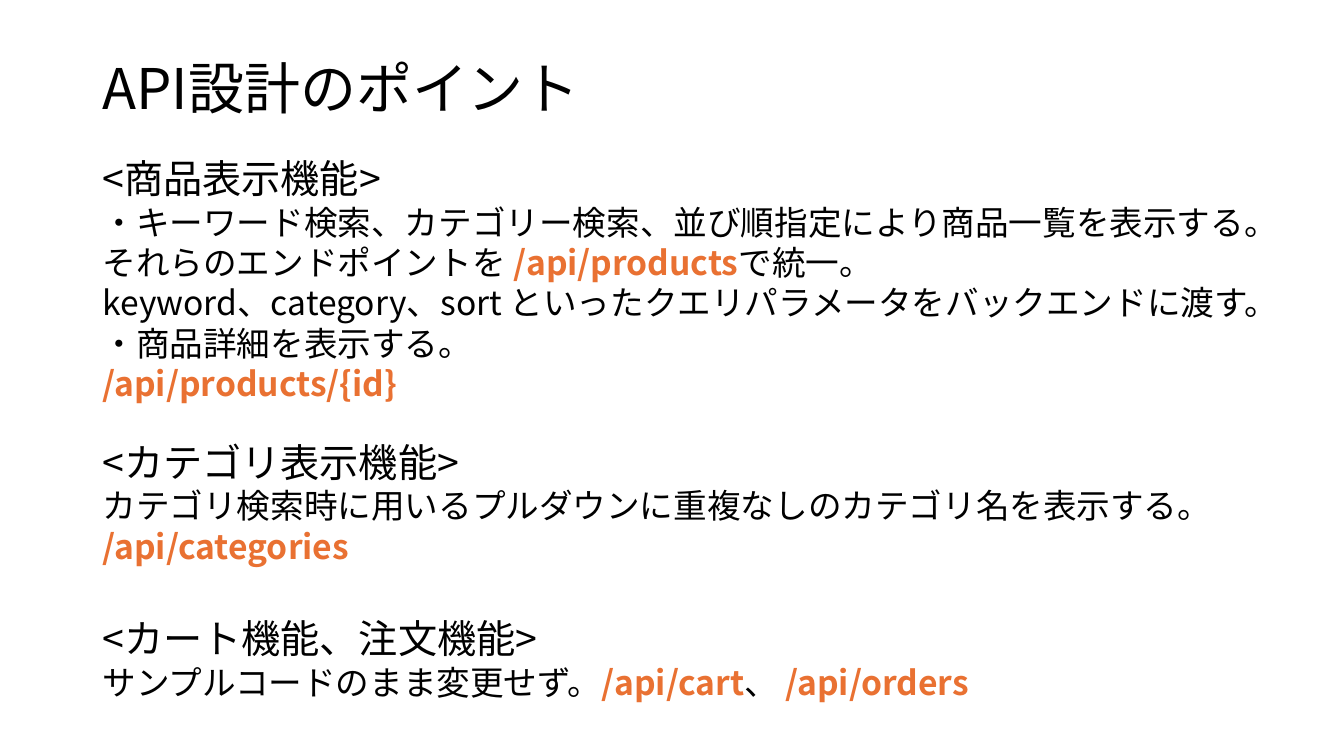
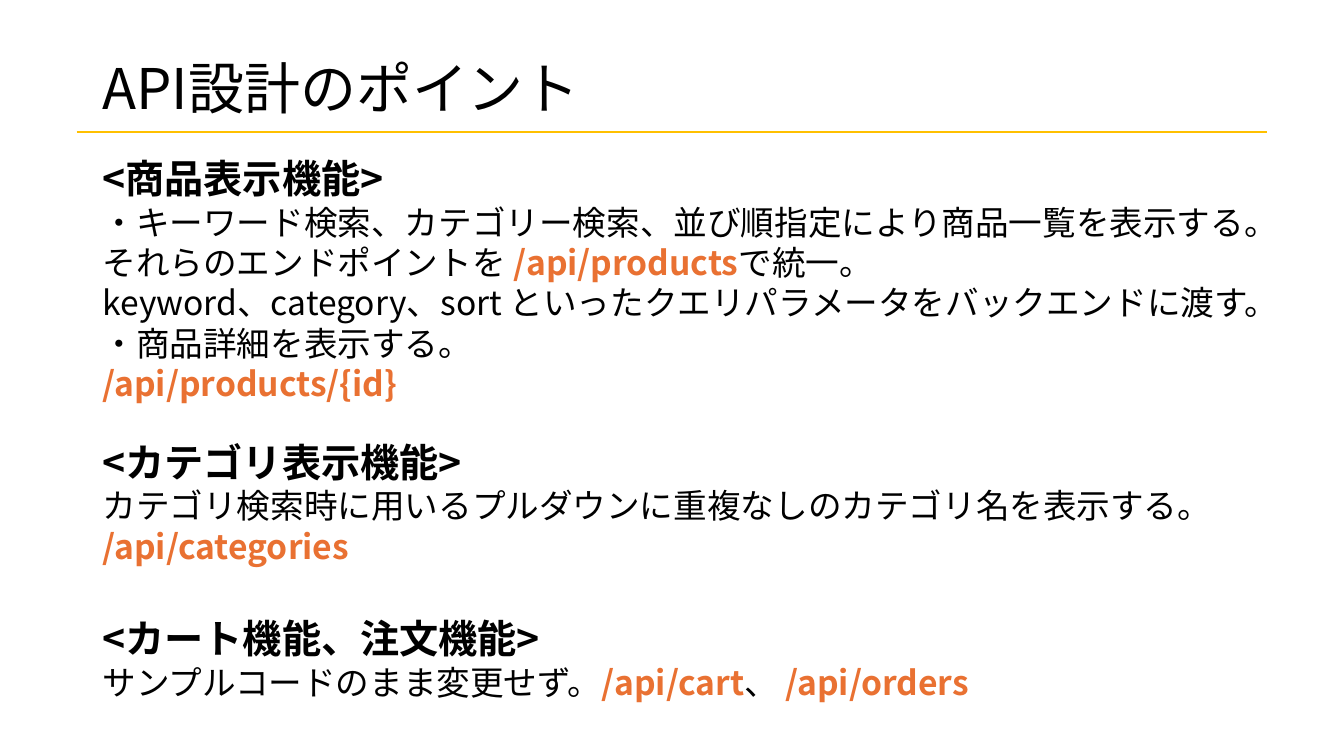
Before and after one commit to kadowakiyuya/simplezakka, a slide deck: slide 10 of 成果発表会/成果発表会.pptx (slide 11 before the commit). Drawn at 1344x756 pixels with LibreOffice and Linux fonts; fonts in the diff are those of the drawing. Boxes give left, top, right and bottom in pixels: in the first picture for what was removed or moved away, otherwise in the second. Text is boxed around its words. In the diff, an @@ line names an element or a change of style, - is before the commit and + after.

```diff
--- a/成果発表会/成果発表会.pptx
+++ b/成果発表会/成果発表会.pptx
@@ line added from (77, 132) to (1267, 132), #FFC000 1.75 pt @@
@@ text at <box>102,159,383,197</box>: bold on in "<商品表示機能>" @@
@@ text at <box>102,443,461,481</box>: bold on in "<カテゴリ表示機能>" @@
@@ text at <box>102,619,540,657</box>: bold on in "<カート機能、注文機能>" @@
```
Also in this commit, not shown: 19 other slides changed, 2 slides added, 3 slides removed, 1 other file.
